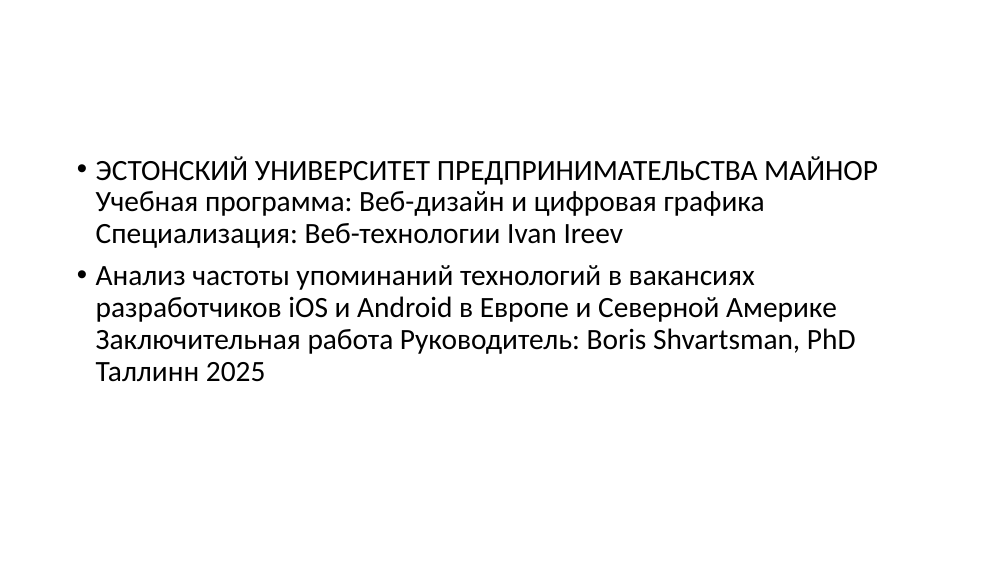
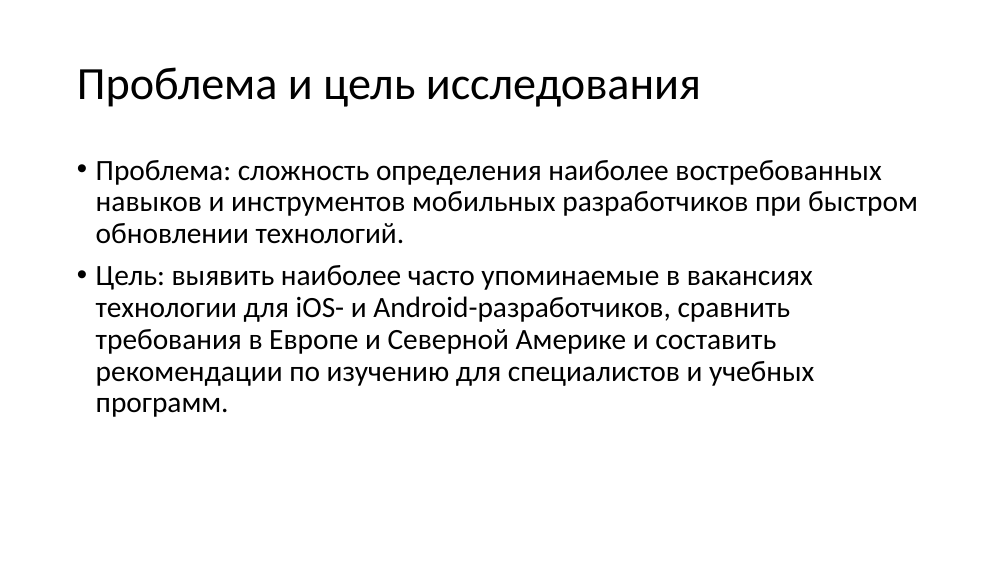
Before and after one commit to S0la1re/Research-work-new, a slide deck: slide 3 of Presentations of Bachelor's theses.pptx. Drawn at 1008x567 pixels with LibreOffice and Linux fonts; fonts in the diff are those of the drawing. Boxes give left, top, right and bottom in pixels: in the first picture for what was removed or moved away, otherwise in the second. Text is boxed around its words. In the diff, an @@ line names an element or a change of style, - is before the commit and + after.

```diff
--- a/Presentations of Bachelor's theses.pptx
+++ b/Presentations of Bachelor's theses.pptx
@@ title added at (77,67,701,107), 44 pt, text #000000 @@
+Проблема и цель исследования
@@ text at (96,160,918,417): text changed @@
-• ЭСТОНСКИЙ УНИВЕРСИТЕТ ПРЕДПРИНИМАТЕЛЬСТВА МАЙНОР Учебная программа: Веб-дизайн и цифровая графика Специализация: Веб-технологии Ivan Ireev
-• Анализ частоты упоминаний технологий в вакансиях разработчиков iOS и Android в Европе и Северной Америке Заключительная работа Руководитель: Boris Shvartsman, PhD Таллинн 2025
+• Проблема: сложность определения наиболее востребованных навыков и инструментов мобильных разработчиков при быстром обновлении технологий.
+• Цель: выявить наиболее часто упоминаемые в вакансиях технологии для iOS- и Android-разработчиков, сравнить требования в Европе и Северной Америке и составить рекомендации по изучению для специалистов и учебных программ.
```
Also in this commit, not shown: 4 slides added.
